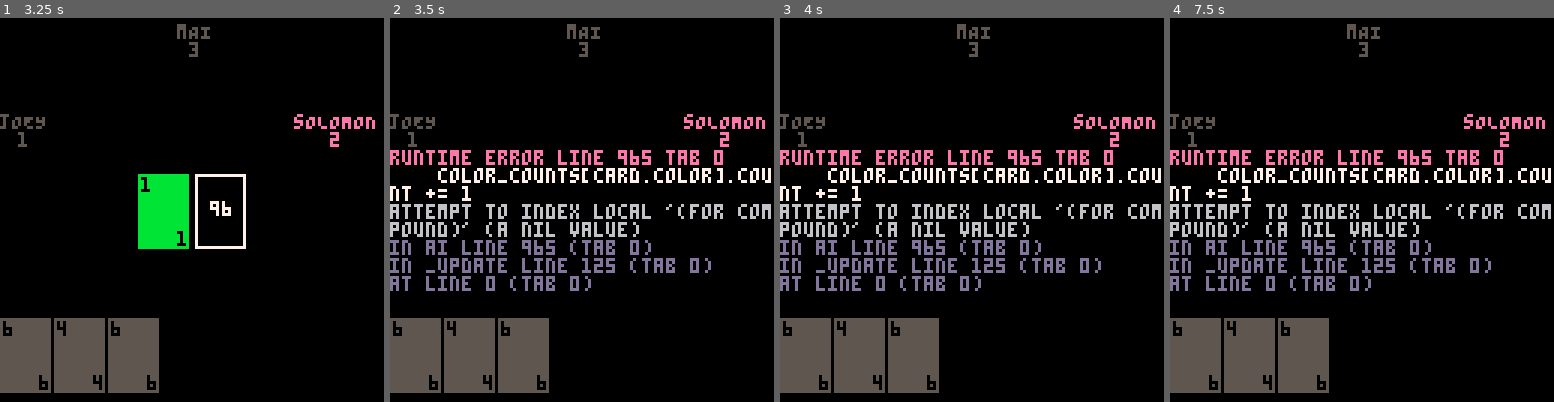
Above: before the commit, frames 1-4 (left to right).
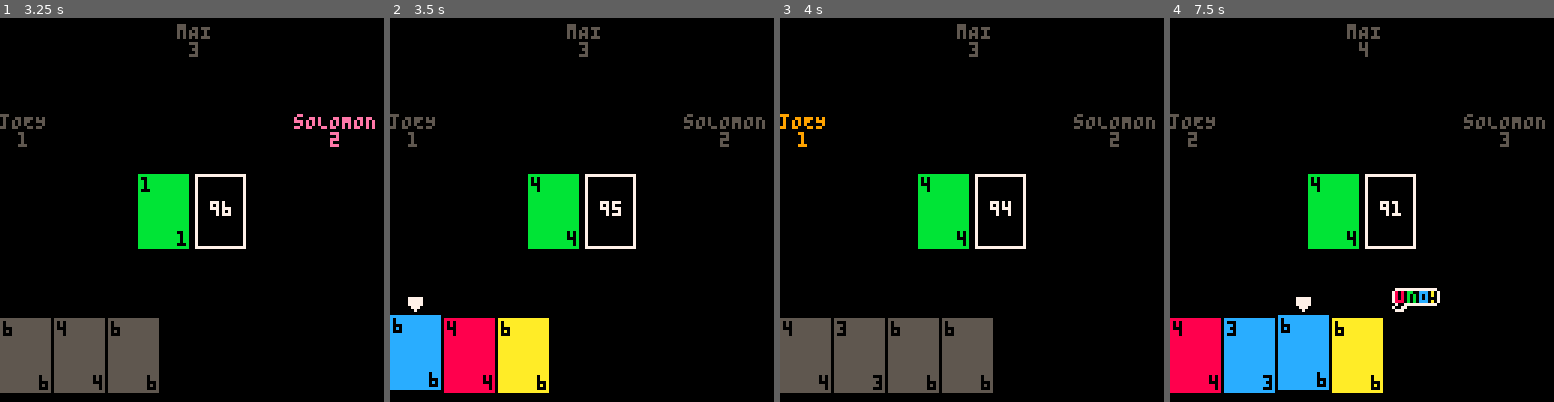
Above: after the commit, the same moments.

Repository: jakeharris/picuno
Game: PICO-8 cartridge carts/picuno.p8
Same seed, same stepped clock (60 frames per second), same inputs: the game is played once before the commit and once after it.
Inputs:
- Up to frame 1 (3.25 s): tap O (Z key) at 0.33, 0.7, 1.43, 2.22, 3.1 s; tap X (X key) at 1.07, 2.07, 2.4, 2.73, 3.07 s; hold Left 1.97-2.37 s; hold Down 2.42-2.82 s; hold Right from 2.87 s (still down)
- Up to frame 2 (3.5 s): keep holding Right; tap X (X key) at 3.4 s
- Up to frame 3 (4 s): release Right at 3.53 s; hold Up from 3.58 s (still down); tap X (X key) at 3.73 s; tap O (Z key) at 3.98 s
- Up to frame 4 (7.5 s): tap X (X key) every 0.33 s from 4.07 to 7.4 s; release Up at 4.08 s; hold Right 4.13-4.53 s; hold Down 4.58-5.08 s; tap O (Z key) at 4.87, 5.75, 6.63 s; hold Left 5.13-5.8 s; hold Up 5.85-6.18 s; hold Left 6.23-6.63 s; hold Down 6.68-7.08 s; hold Right from 7.13 s (still down)

Frame 1 is identical in both runs. In frame 2, 19% of the frame differs, in the area x 0-100%, y 25-98%; in frame 3, 14%; in frame 4, 22%, in the area x 0-100%, y 6-98%.
Error before the commit: runtime error line 965 tab 0; color_counts[card.color].count += 1; attempt to index local '(for compound)' (a nil value)

Commit message:
WIP: Almost finish Solomon Mutou

Diff:
--- a/carts/picuno.p8
+++ b/carts/picuno.p8
@@ -951,91 +951,103 @@
   -- saves wilds until last
   -- calls less often, but defensively calls most of the time
 
-  -- @todo: consider bailing and just playing any valid card if we can't
   -- play a card in the most common color
   -- @todo: deprioritize wilds
 
-  local color_counts = {
-    { name='red', count=0 },
-    { name='green', count=0 },
-    { name='blue', count=0 },
-    { name='yellow', count=0 },
-    { name='wild', count=0 }
-  }
-  local playable_cards = {}
-  for card in all(players[player].hand) do
-    if can_play(card) then add(playable_cards, card) end
-    color_counts[card.color].count += 1
-  end
-
-  local best_card = nil
-  for color in sort(color_counts, compare_color_counts) do
-    local color_index = get_color_index_by_name(color.name)
-    for card in filter_by_color(playable_cards, color_index) do
-      if best_card == nil then
-        best_card = card
-      elseif card.rank > best_card.rank then
-        best_card = card
-      end
-    end
-  end
-
-  if best_card == nil then
+  local best_card = _solomon_find_best_card(players[player].hand)
+
+  if best_card then
+    del(players[player].hand, best_card)
+    _solomon_play_card(best_card)
+    if #players[player].hand == 1 then
+      _solomon_try_defensive_uno(player)
+    end
+  else
     local card = draw()
     if can_play(card) then
-      if card.color == 4 then -- if wild
-        card.color = sort(color_counts, compare_color_counts)[1]
-      end
-      resolve_card(card)
-      add(discard, card)
+      _solomon_play_card(card)
       if #players[player].hand == 1 then
-        if flr(rnd(3)) > 0 then -- pretty likely
-          is_uno_called = true
-          add_defensive_uno(player)
-        end
+        _solomon_try_defensive_uno(player)
       end
     else
       add(players[player].hand, card)
       increment_player()
     end
-  else
-    del(players[player].hand, best_card)
-    if best_card.color == 4 then -- if wild
-      best_card.color = sort(color_counts, compare_color_counts)[1]
-    end
-    resolve_card(best_card)
-    add(discard, best_card)
-    if #players[player].hand == 1 then
-      if flr(rnd(3)) > 0 then -- pretty likely
-        is_uno_called = true
-        add_defensive_uno(player)
-      end
-    end
+  end
+end
+
+function _solomon_find_best_card(hand)
+
+  local color_counts = {
+    { color=0, count=0 },
+    { color=1, count=0 },
+    { color=2, count=0 },
+    { color=3, count=0 },
+    { color=4, count=0 },
+  }
+  local playable_cards = {}
+  local best_card = nil
+
+  -- count the number of cards in each color
+  -- and also, determine which cards are playable
+  for card in all(hand) do
+    if can_play(card) then add(playable_cards, card) end
+    color_counts[card.color + 1].count += 1
+  end
+
+  -- start with the most plentiful color
+  -- if there are playable cards in this color, return
+  --   the one with the highest rank
+  -- if there are not, move to the next most plentiful color
+  for color in all(sort(color_counts, compare_color_counts)) do
+    playable_cards_in_color = filter_by_color(playable_cards, color.id)
+    if #playable_cards_in_color > 0 then
+      playable_cards_in_color = sort(playable_cards_in_color, compare_cards)
+      best_card = playable_cards_in_color[#playable_cards_in_color] -- last will be highest rank
+      if best_card then break end
+    end
+  end
+
+  if best_card then
+    printh('best card: ' .. best_card.color .. ',' .. best_card.rank)
+  else
+    printh('best card is nil')
+  end
+
+  return best_card
+end
+
+function _solomon_play_card(card) -- this could be generalized for all AIs, taking a wild-picking function
+  if card.color == 4 then -- if wild
+    card.color = sort(color_counts, compare_color_counts)[1]
+  end
+  resolve_card(card)
+  add(discard, card)
+end
+
+function _solomon_try_defensive_uno(player)
+  if flr(rnd(3)) > 0 then -- pretty likely
+    is_uno_called = true
+    add_defensive_uno(player)
   end
 end
 
 function compare_color_counts(a, b)
-  return a.count - b.count
-end
-
-function get_color_index_by_name(name)
-  if name == 'red' then
-    return 0
-  elseif name == 'green' then
+  -- deprioritize wilds
+  if a.color == 4 and b.color != 4 then
+    return -1
+  elseif a.color != 4 and b.color == 4 then
     return 1
-  elseif name == 'blue' then
-    return 2
-  elseif name == 'yellow' then
-    return 3
-  elseif name =='wild' then
-    return 4
+  else
+    -- order otherwise by number of cards in that color
+    return a.count - b.count
   end
 end
 
 function filter_by_color(cards, color)
   local filtered = {}
 
-  for card in cards do
+  for card in all(cards) do
     if card.color == color then
       add(filtered, card)
     end
